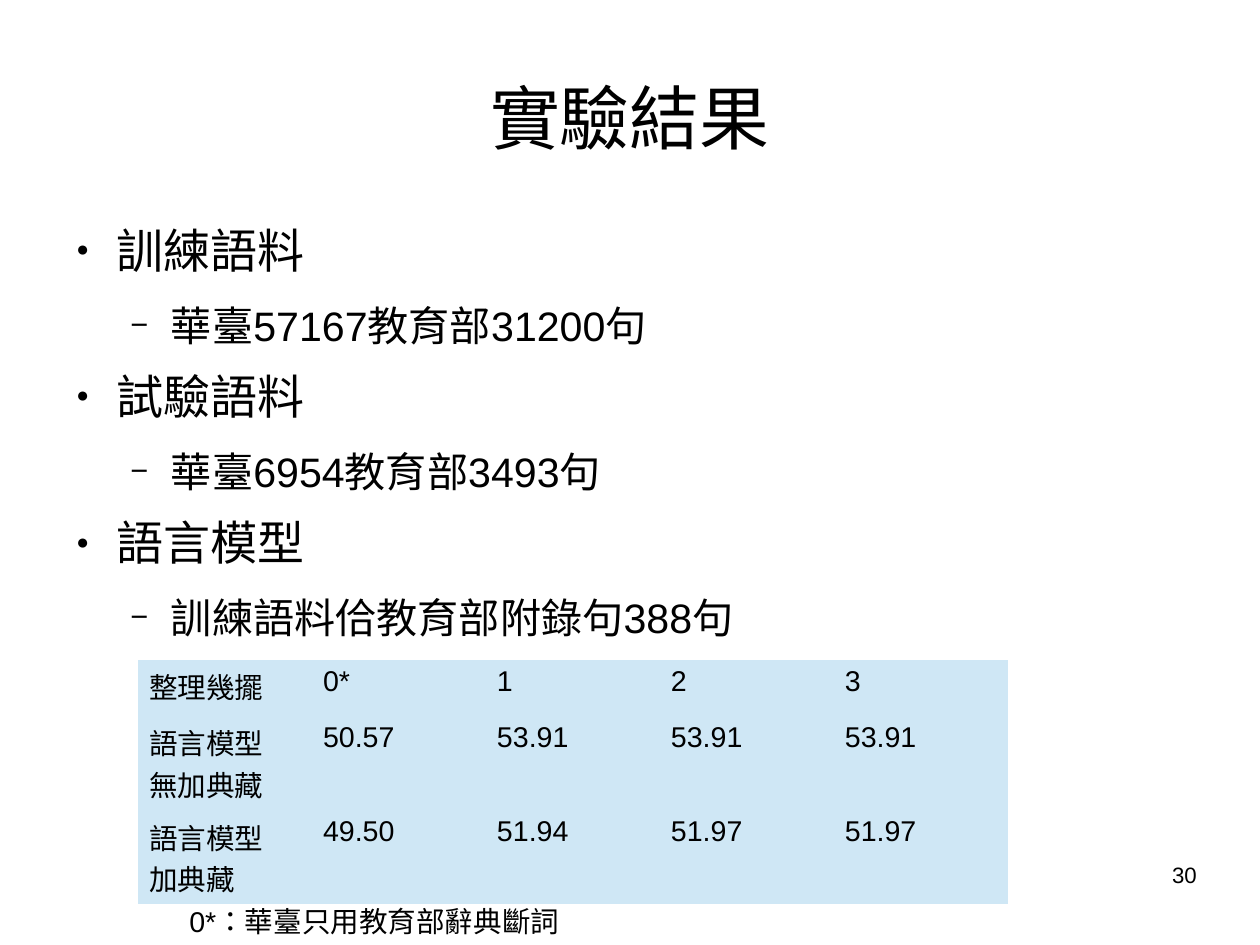
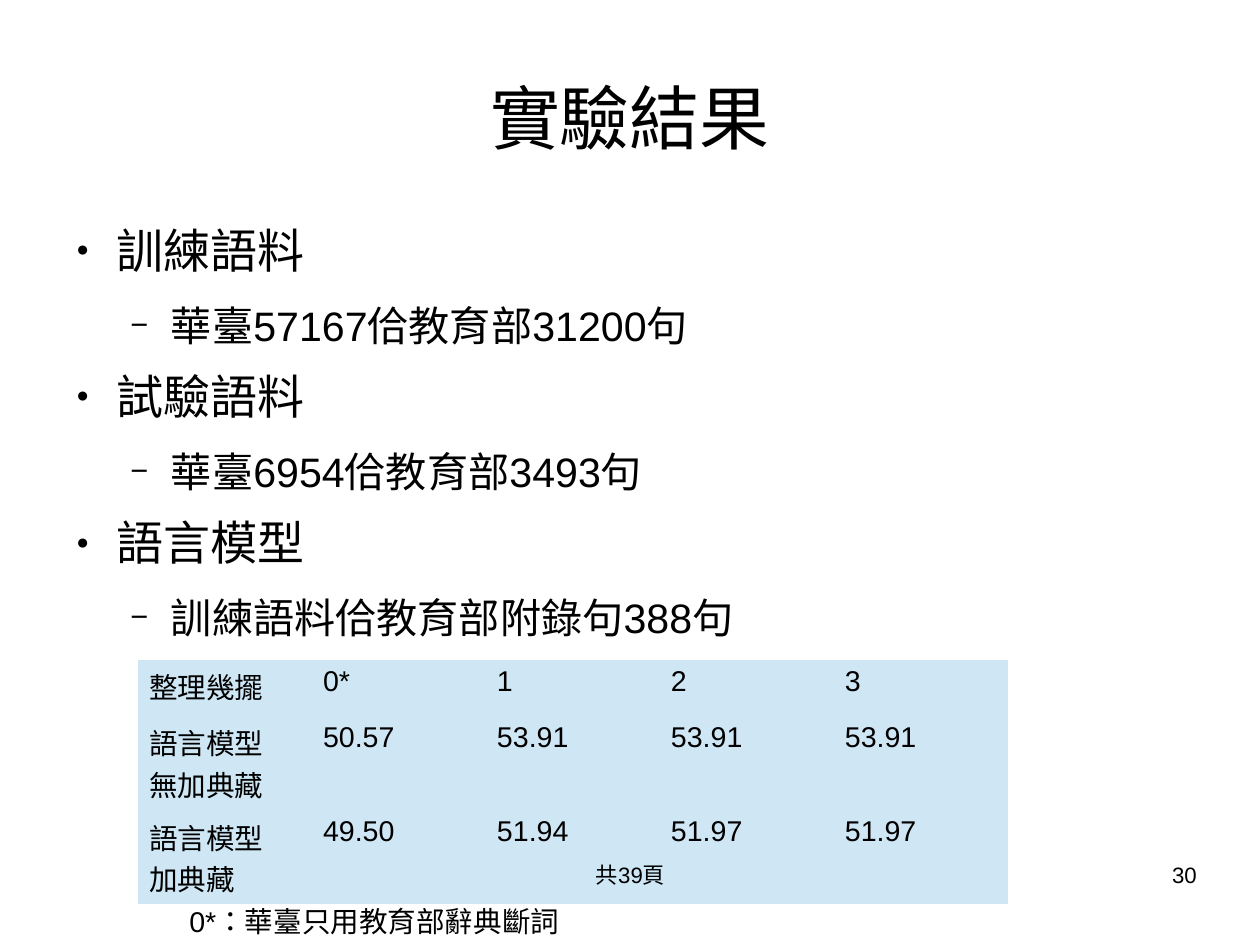
Before and after one commit to sih4sing5hong5/po3-ko3_tau5-iann2-phinn3, a slide deck: slide 30 of 翻譯報告.odp. Drawn at 1260x945 pixels with LibreOffice and Linux fonts; fonts in the diff are those of the drawing. Boxes give left, top, right and bottom in pixels: in the first picture for what was removed or moved away, otherwise in the second. Text is boxed around its words. In the diff, an @@ line names an element or a change of style, - is before the commit and + after.

```diff
--- a/翻譯報告.odp
+++ b/翻譯報告.odp
@@ text at bbox=[171, 306, 688, 345]: text changed @@
-  − 華臺57167教育部31200句
+  − 華臺57167佮教育部31200句
@@ text at bbox=[171, 452, 642, 491]: text changed @@
-  − 華臺6954教育部3493句
+  − 華臺6954佮教育部3493句
@@ text added at bbox=[596, 864, 665, 885], 14 pt, text #000000 @@
+共39頁
```
Also in this commit, not shown: 67 other slides changed, 4 slides added.
